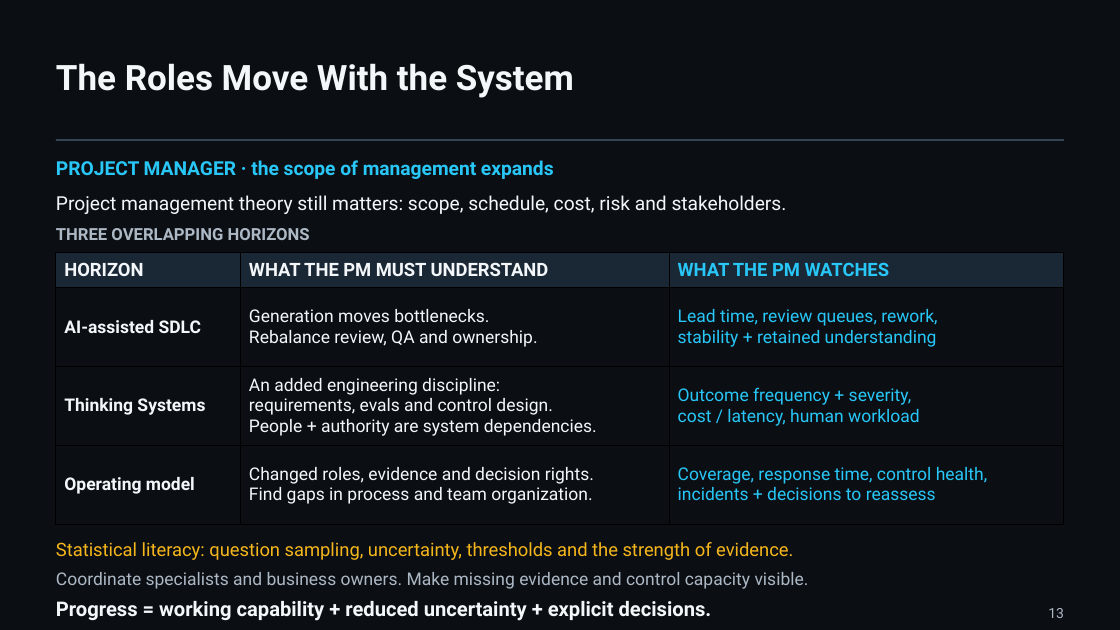
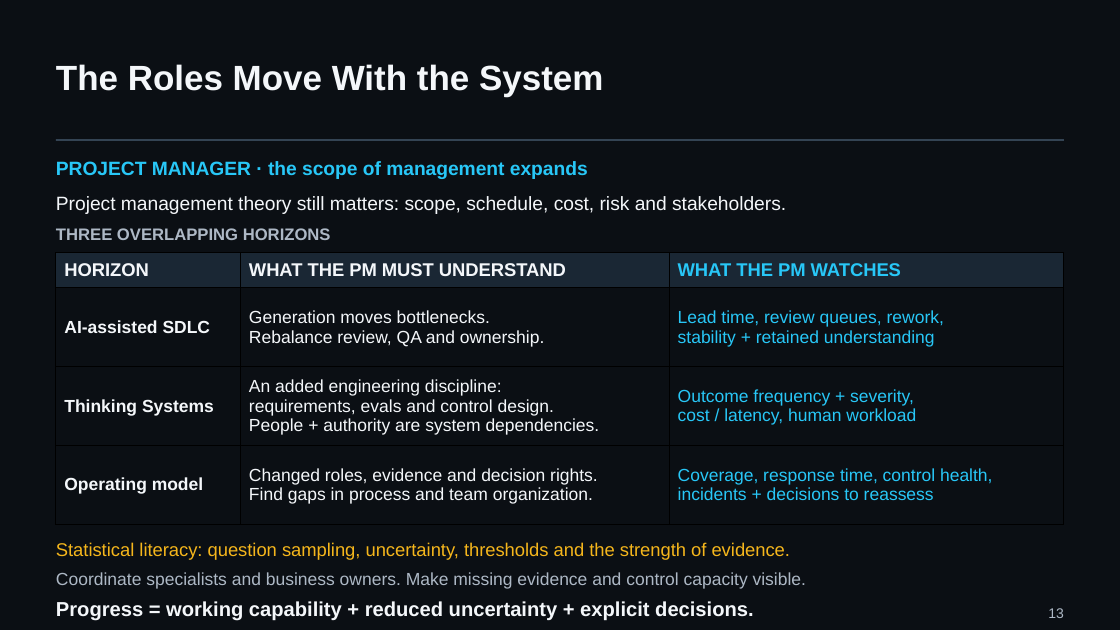
Before and after one commit to UncertaintyArchitectureGroup/uncertainty-architecture, a slide deck: slide 13 of assets/presentations/pmday-2026/ai-changes-both-sides.pptx. Drawn at 1120x630 pixels with LibreOffice and Linux fonts; fonts in the diff are those of the drawing. Boxes give left, top, right and bottom in pixels: in the first picture for what was removed or moved away, otherwise in the second. Text is boxed around its words. In the diff, an @@ line names an element or a change of style, - is before the commit and + after.

Commit message:
Refine PMDay contracts and control architecture with standard Arial

```diff
--- a/assets/presentations/pmday-2026/ai-changes-both-sides.pptx
+++ b/assets/presentations/pmday-2026/ai-changes-both-sides.pptx
@@ table at box(56, 253, 1065, 524) @@
@@ font Roboto to Arial @@
@@ font Roboto to Arial in 8 elements at box(56, 64, 603, 97), box(1048, 608, 1064, 618), box(56, 161, 588, 179), box(56, 196, 786, 214), box(56, 228, 331, 240), box(56, 542, 790, 560), box(56, 572, 806, 589), box(56, 601, 753, 621) @@
```
Also in this commit, not shown: 13 other slides changed, 12 other files.
